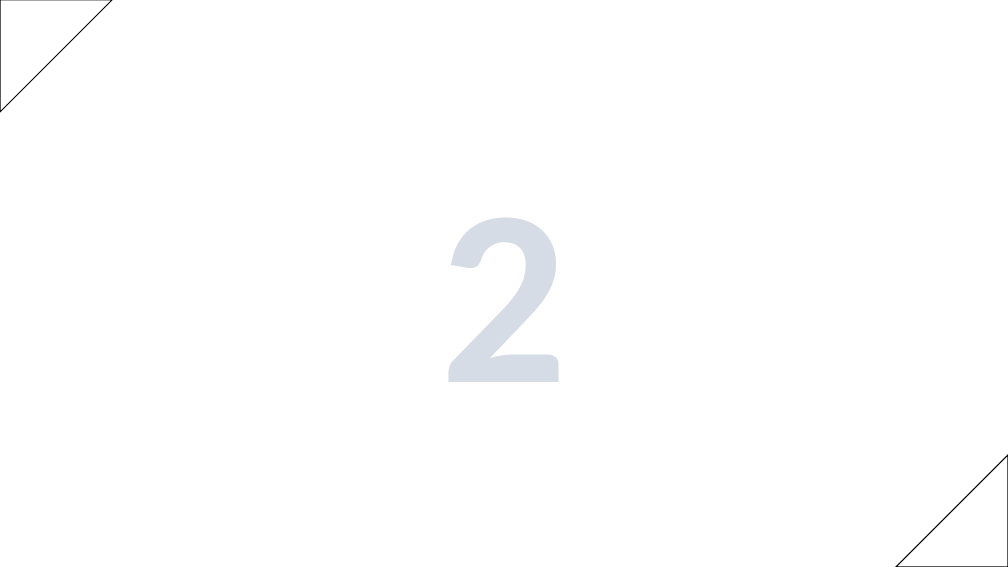
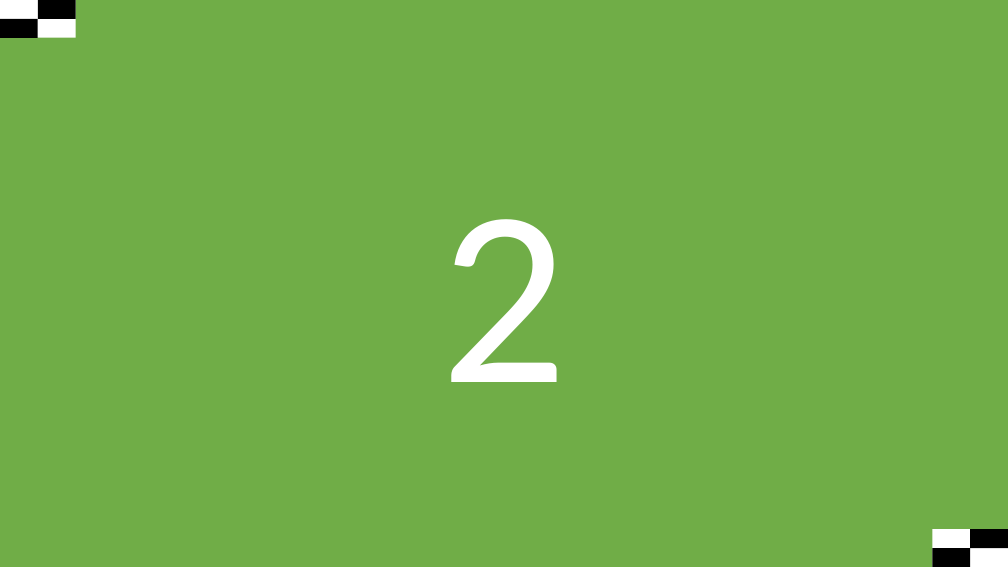
Before and after one commit to alexewerlof/node-tv-slideshow, a slide deck: slide 2 of example-slides.pptx. Drawn at 1008x567 pixels with LibreOffice and Linux fonts; fonts in the diff are those of the drawing. Boxes give left, top, right and bottom in pixels: in the first picture for what was removed or moved away, otherwise in the second. Text is boxed around its words. In the diff, an @@ line names an element or a change of style, - is before the commit and + after.

```diff
--- a/example-slides.pptx
+++ b/example-slides.pptx
@@ right triangle removed at box(0, 0, 112, 112) @@
@@ rectangle added at box(0, 0, 1008, 567), fill #70AD47 @@
@@ rectangle added at box(0, 0, 76, 38), fill #FFFFFF @@
@@ rectangle added at box(0, 19, 38, 38), fill #000000 @@
@@ rectangle added at box(38, 0, 76, 19), fill #000000 @@
@@ text "2" at box(440, 219, 567, 382): text colour pattern #44546A on #D6DCE5 to #FFFFFF, letter outline #333F50 1 pt to none, bold off @@
@@ right triangle removed at box(896, 455, 1008, 567) @@
@@ rectangle added at box(932, 529, 1008, 567), fill #FFFFFF @@
@@ rectangle added at box(970, 529, 1008, 548), fill #000000 @@
@@ rectangle added at box(932, 548, 970, 567), fill #000000 @@
```
Also in this commit, not shown: 2 other slides changed, 4 other files.
